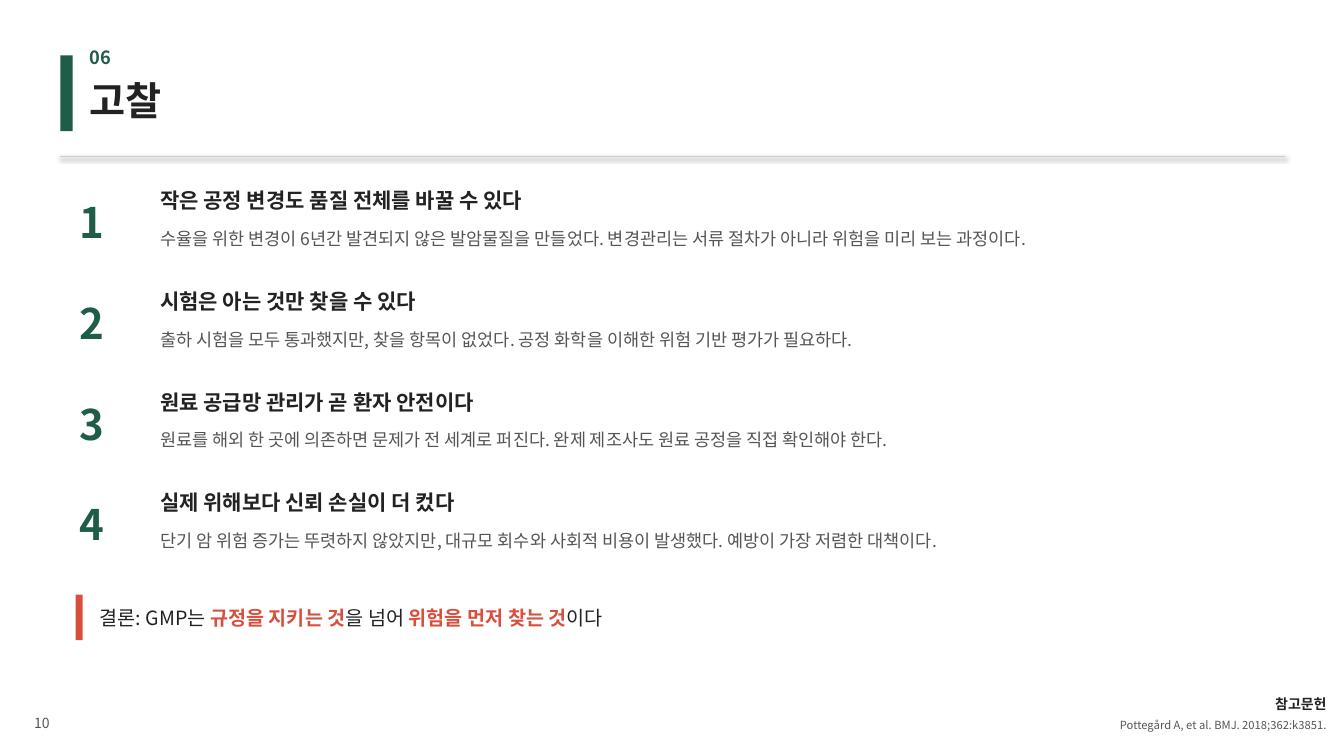
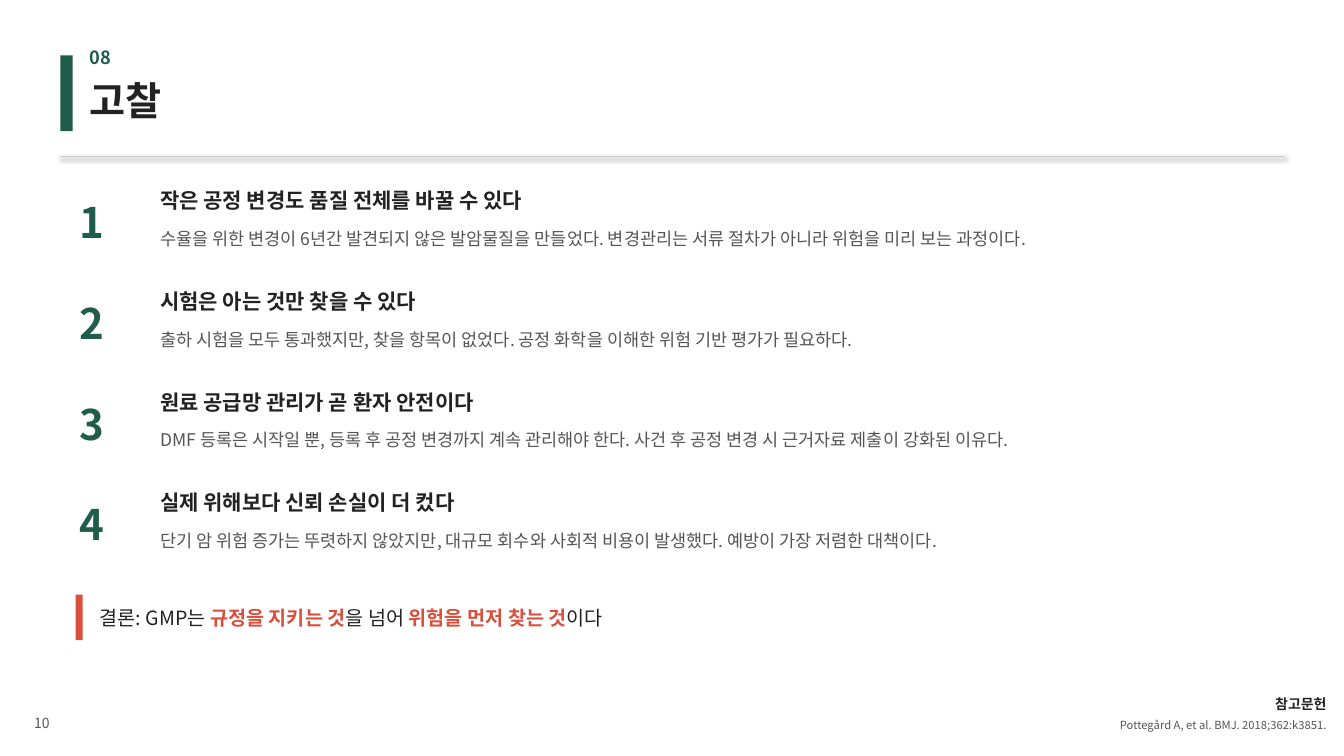
Before and after one commit to wlwl991123-prog/webtoon-app, a slide deck: slide 10 of GMP_발사르탄.pptx. Drawn at 1344x756 pixels with LibreOffice and Linux fonts; fonts in the diff are those of the drawing. Boxes give left, top, right and bottom in pixels: in the first picture for what was removed or moved away, otherwise in the second. Text is boxed around its words. In the diff, an @@ line names an element or a change of style, - is before the commit and + after.

```diff
--- a/GMP_발사르탄.pptx
+++ b/GMP_발사르탄.pptx
@@ text at (90, 50, 111, 65): text changed @@
-06
+08
@@ text at (160, 431, 1008, 449): text changed @@
-원료를 해외 한 곳에 의존하면 문제가 전 세계로 퍼진다. 완제 제조사도 원료 공정을 직접 확인해야 한다.
+DMF 등록은 시작일 뿐, 등록 후 공정 변경까지 계속 관리해야 한다. 사건 후 공정 변경 시 근거자료 제출이 강화된 이유다.
```
Also in this commit, not shown: 5 other slides changed, 1 other file.
